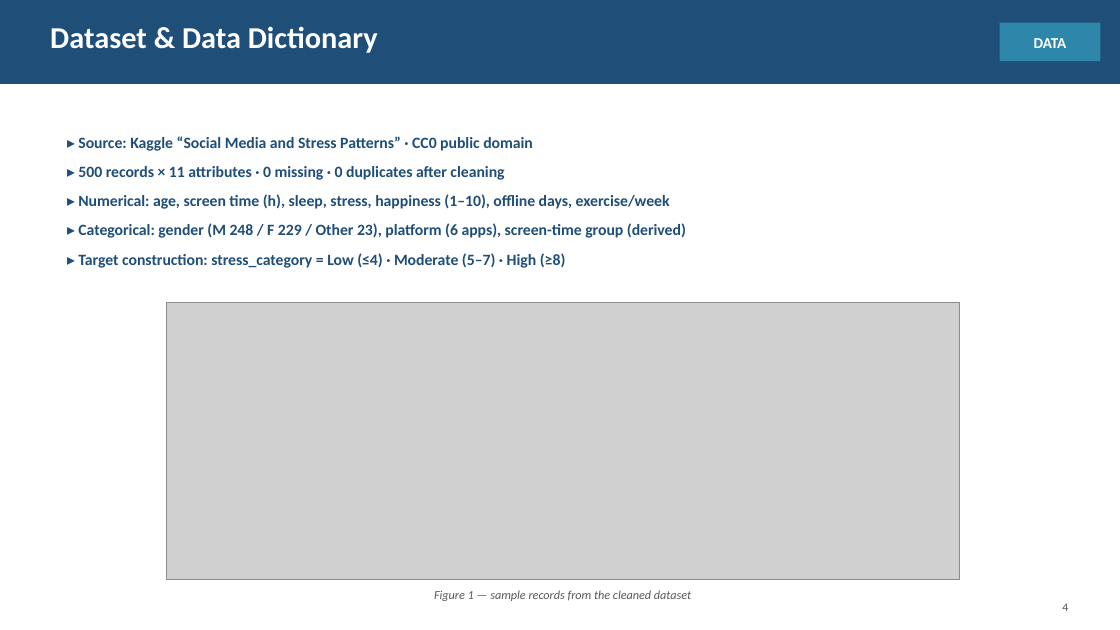
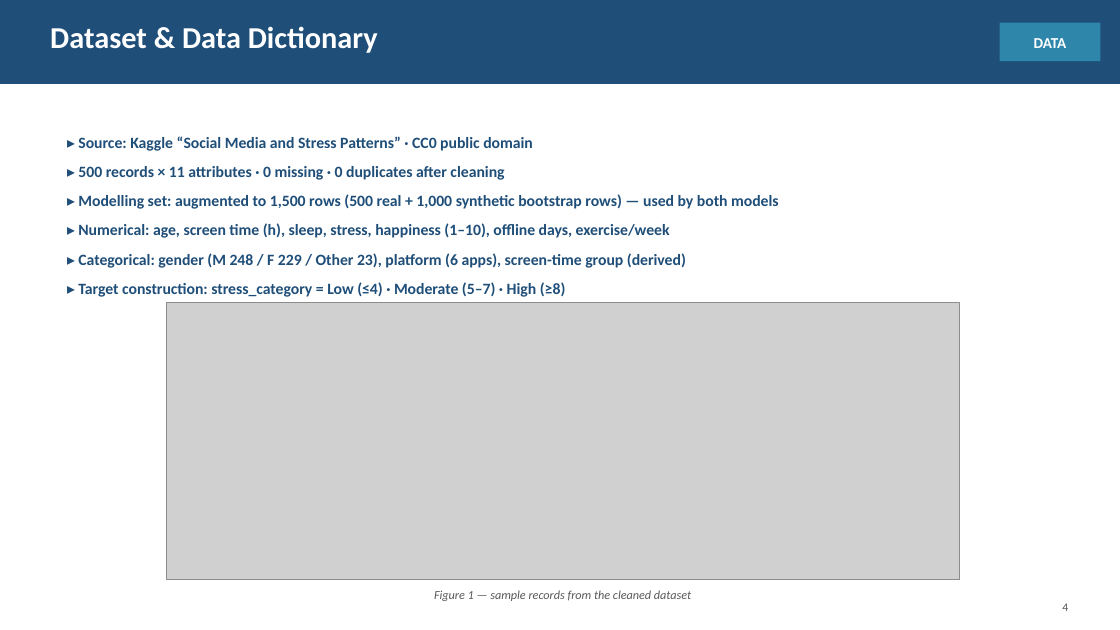
Before and after one commit to jaismine19/social-media-stress-analysis, a slide deck: slide 4 of presentation/Social_Media_Stress_Presentation.pptx. Drawn at 1120x630 pixels with LibreOffice and Linux fonts; fonts in the diff are those of the drawing; grey boxes stand for pictures. Boxes give left, top, right and bottom in pixels: in the first picture for what was removed or moved away, otherwise in the second. Text is boxed around its words. In the diff, an @@ line names an element or a change of style, - is before the commit and + after.

Commit message:
Update presentation with augmented 1,500-row dataset size

```diff
--- a/presentation/Social_Media_Stress_Presentation.pptx
+++ b/presentation/Social_Media_Stress_Presentation.pptx
@@ text at [78, 194, 779, 209]: paragraph added @@
+▸ Modelling set: augmented to 1,500 rows (500 real + 1,000 synthetic bootstrap rows) — used by both models
```
Also in this commit, not shown: 3 other slides changed.
